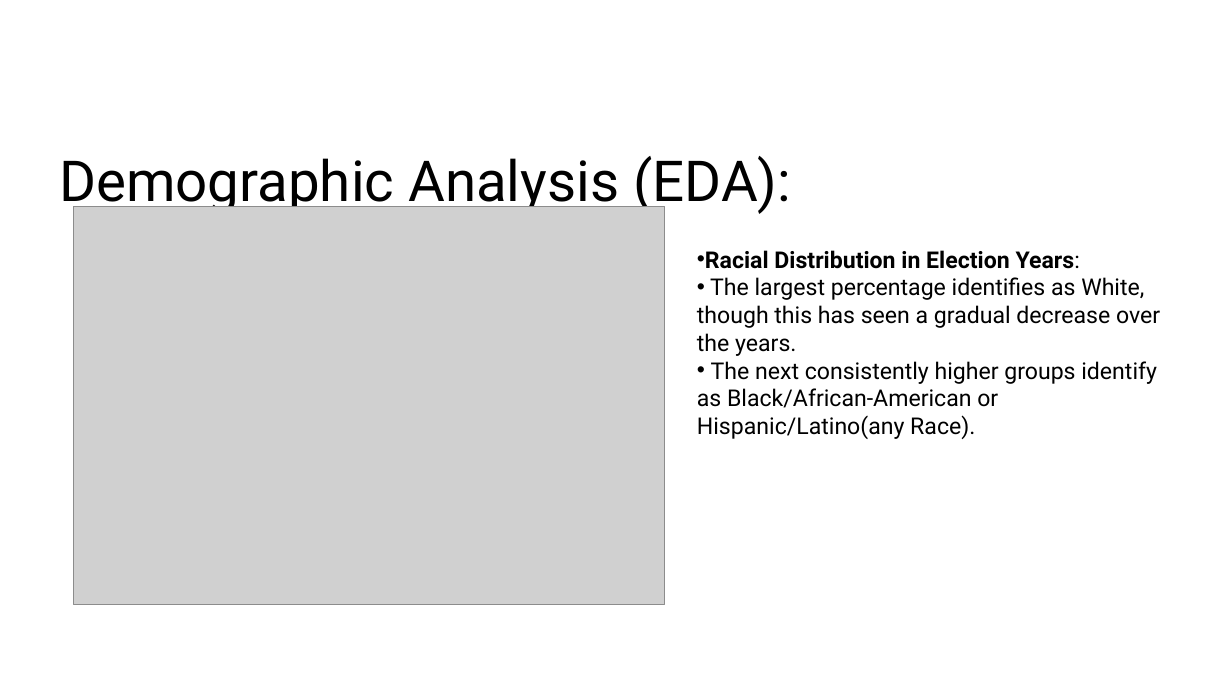
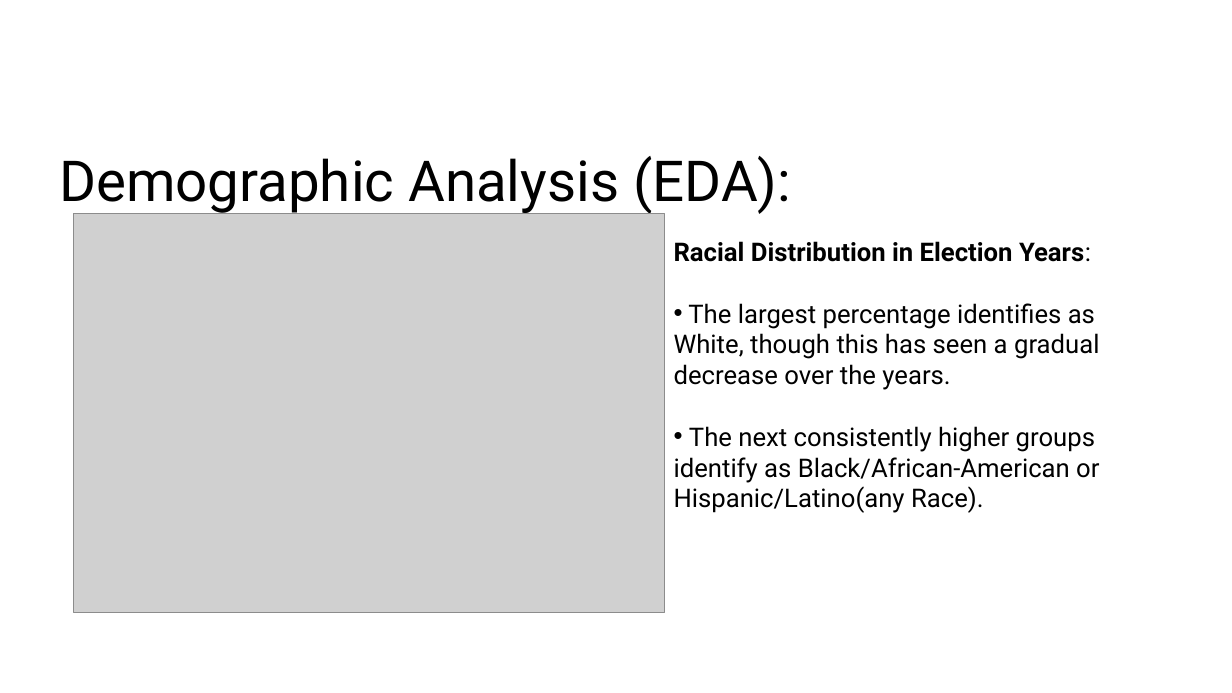
Before and after one commit to azmedtech/Election_Prediction_Project_4, a slide deck: slide 9 of Election_Prediction_Presentation.pptx. Drawn at 1232x693 pixels with LibreOffice and Linux fonts; fonts in the diff are those of the drawing; grey boxes stand for pictures; background and template pictures are left out. Boxes give left, top, right and bottom in pixels: in the first picture for what was removed or moved away, otherwise in the second. Text is boxed around its words. In the diff, an @@ line names an element or a change of style, - is before the commit and + after.

Commit message:
finished PPT

```diff
--- a/Election_Prediction_Presentation.pptx
+++ b/Election_Prediction_Presentation.pptx
@@ picture: place and size @@
-picture at [73, 206, 665, 605]
+picture at [73, 213, 665, 613]
@@ text "Racial Distribution in Election Years:": place and size @@
-text "Racial Distribution in Election Years:" at [697, 250, 1160, 439]
+text "Racial Distribution in Election Years:" at [674, 241, 1100, 513]
@@ text "Racial Distribution in Election Years:" at [674, 241, 1100, 513]: size 18 to 20 pt; bullet • to none @@
```
Also in this commit, not shown: 3 other slides changed, 4 slides added, 7 slides removed.
